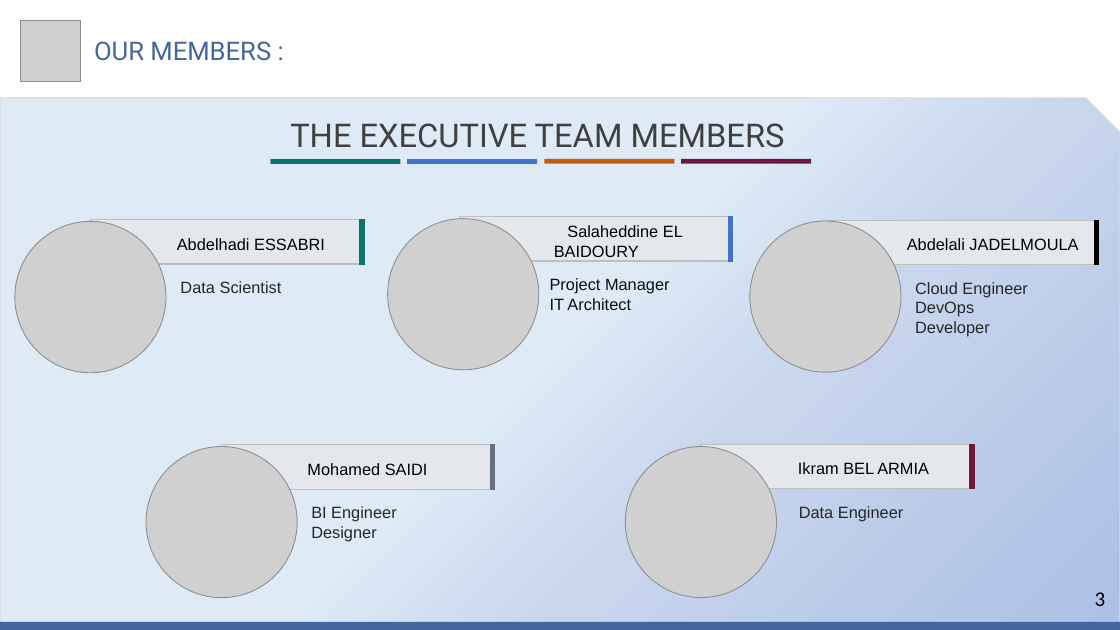
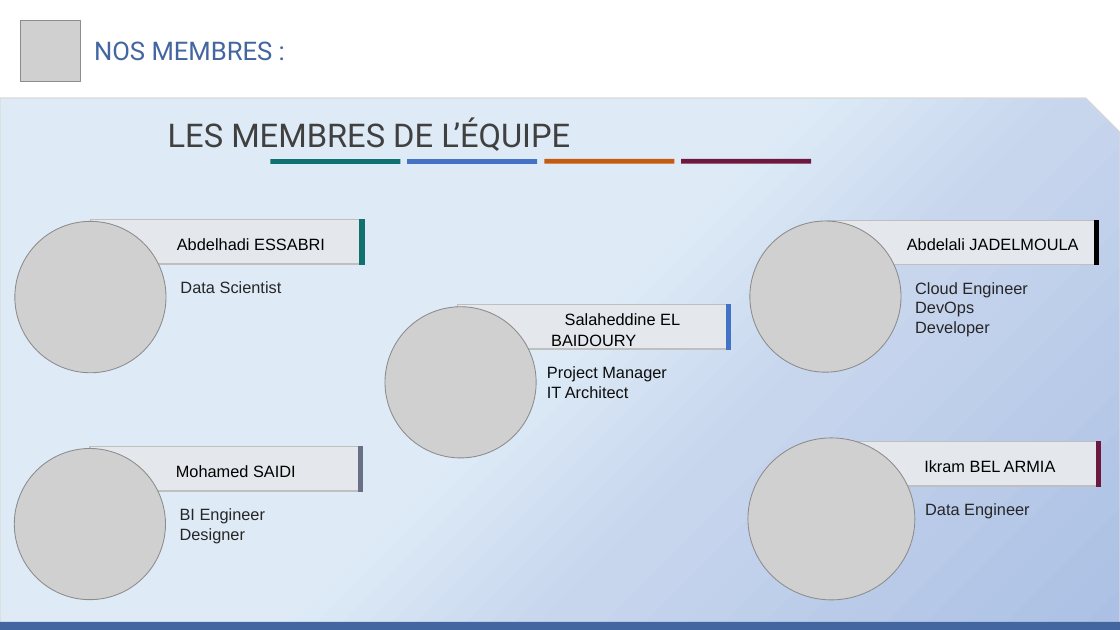
Before and after one commit to MiSalah/Real-Time-Data-Streaming-Analytics-System-for-tracking-Pedestrians, a slide deck: slide 4 of Progress' Presentations/Etat d'avancement - S1.pptx (slide 3 before the commit). Drawn at 1120x630 pixels with LibreOffice and Linux fonts; fonts in the diff are those of the drawing; grey boxes stand for pictures. Boxes give left, top, right and bottom in pixels: in the first picture for what was removed or moved away, otherwise in the second. Text is boxed around its words. In the diff, an @@ line names an element or a change of style, - is before the commit and + after.

```diff
--- a/Progress' Presentations/Etat d'avancement - S1.pptx
+++ b/Progress' Presentations/Etat d'avancement - S1.pptx
@@ text at (x1=94, y1=41, x2=273, y2=61): text changed @@
-OUR MEMBERS :
+NOS MEMBRES :
@@ text at (x1=168, y1=117, x2=570, y2=151): text changed @@
-THE EXECUTIVE TEAM MEMBERS
+LES MEMBRES DE L’ÉQUIPE
@@ 2 rectangles, 1 picture moved together from (x1=388, y1=217, x2=734, y2=370) to (x1=385, y1=305, x2=730, y2=458) @@
@@ text "Project Manager" moved from (x1=550, y1=278, x2=670, y2=310) to (x1=547, y1=366, x2=667, y2=398) @@
@@ picture moved from (x1=146, y1=447, x2=297, y2=598) to (x1=14, y1=449, x2=166, y2=600) @@
@@ 2 rectangles, 1 text moved together from (x1=222, y1=444, x2=495, y2=542) to (x1=90, y1=447, x2=363, y2=544) @@
@@ picture removed at (x1=626, y1=447, x2=777, y2=598) @@
@@ picture added at (x1=748, y1=438, x2=915, y2=600) @@
@@ 2 rectangles, 1 text moved together from (x1=702, y1=444, x2=975, y2=522) to (x1=828, y1=442, x2=1101, y2=519) @@
@@ text removed at (x1=1095, y1=592, x2=1106, y2=606) @@
-3
```
Also in this commit, not shown: 2 other slides changed, 11 slides added, 4 slides removed, 2 other files.
